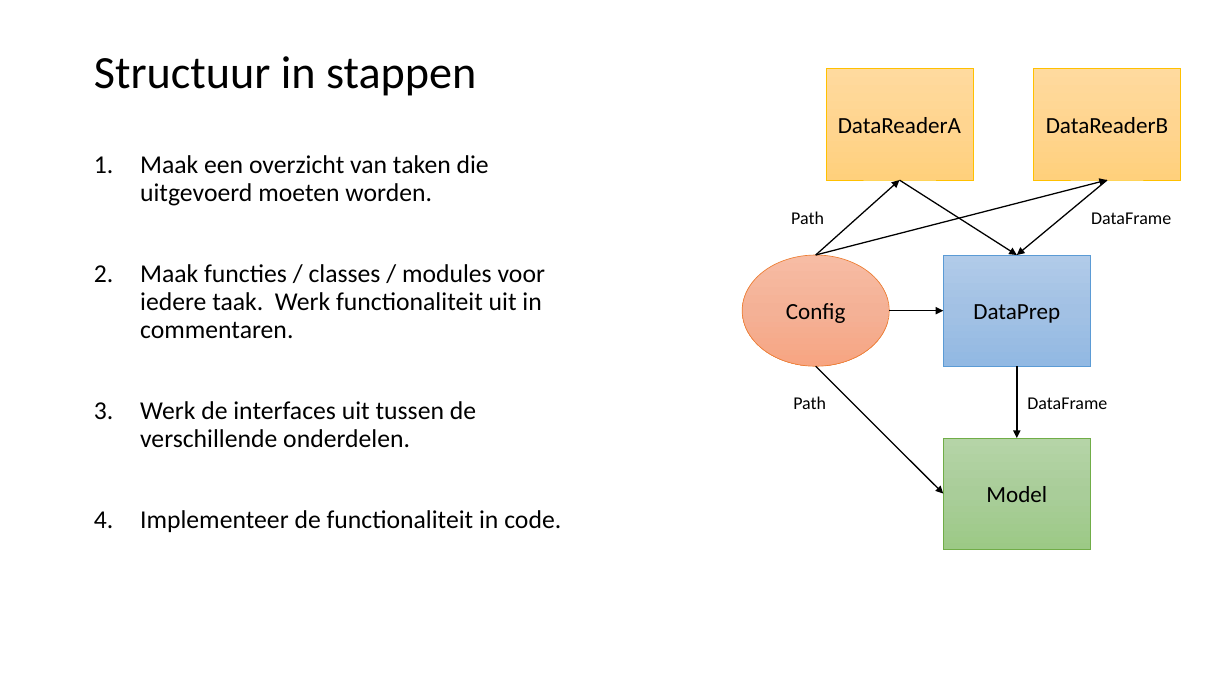
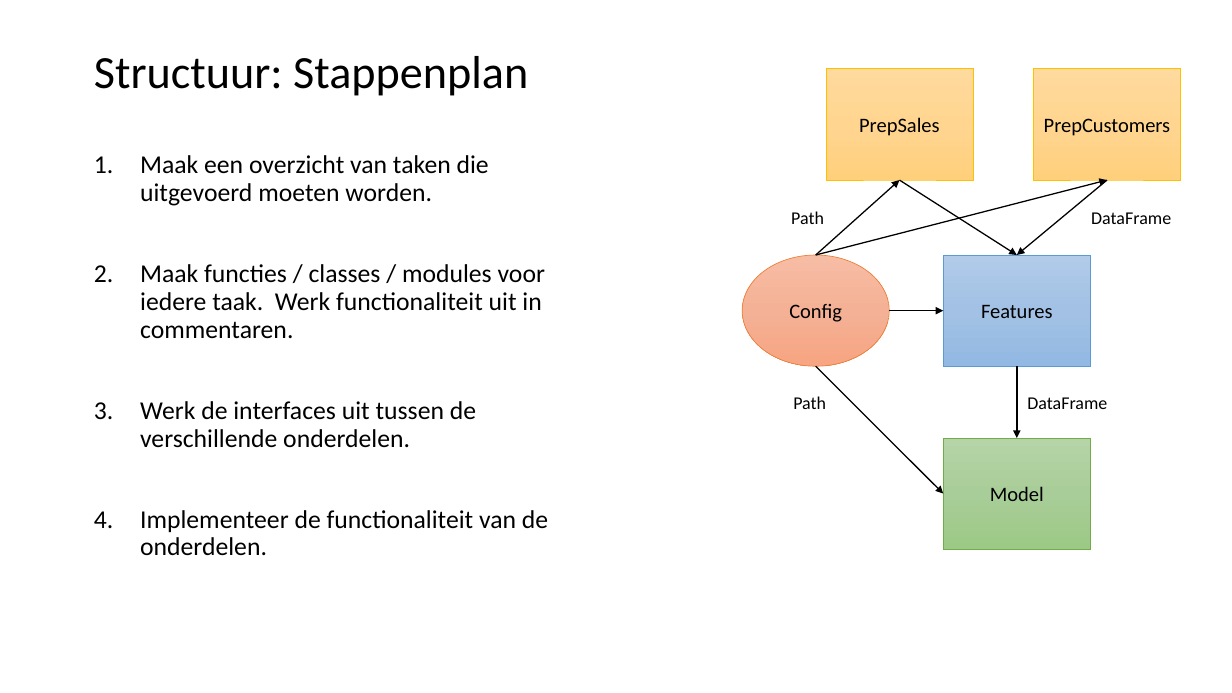
Before and after one commit to LFKoning/knowledge-sharing, a slide deck: slide 14 of python_trainees/2_production_code/python_traineeship_2.pptx (slide 11 before the commit). Drawn at 1232x693 pixels with LibreOffice and Linux fonts; fonts in the diff are those of the drawing. Boxes give left, top, right and bottom in pixels: in the first picture for what was removed or moved away, otherwise in the second. Text is boxed around its words. In the diff, an @@ line names an element or a change of style, - is before the commit and + after.

```diff
--- a/python_trainees/2_production_code/python_traineeship_2.pptx
+++ b/python_trainees/2_production_code/python_traineeship_2.pptx
@@ title at box(94, 56, 528, 96): text changed @@
-Structuur in stappen
+Structuur: Stappenplan
@@ text in rectangle at box(859, 117, 939, 136): text changed; size 18 to 16 pt @@
-DataReaderA
+PrepSales
@@ text in rectangle at box(1044, 118, 1171, 136): text changed; size 18 to 16 pt @@
-DataReaderB
+PrepCustomers
@@ ellipse "Config" at box(742, 255, 889, 366): size 18 to 16 pt @@
@@ text in rectangle at box(981, 305, 1053, 318): text changed; size 18 to 16 pt @@
-DataPrep
+Features
@@ rectangle "Model" at box(944, 438, 1091, 549): size 18 to 16 pt @@
@@ text at box(140, 510, 548, 555): text changed @@
-4. Implementeer de functionaliteit in code.
+4. Implementeer de functionaliteit van de onderdelen.
```
Also in this commit, not shown: 25 other slides changed, 5 slides added, 3 slides removed, 15 other files.
